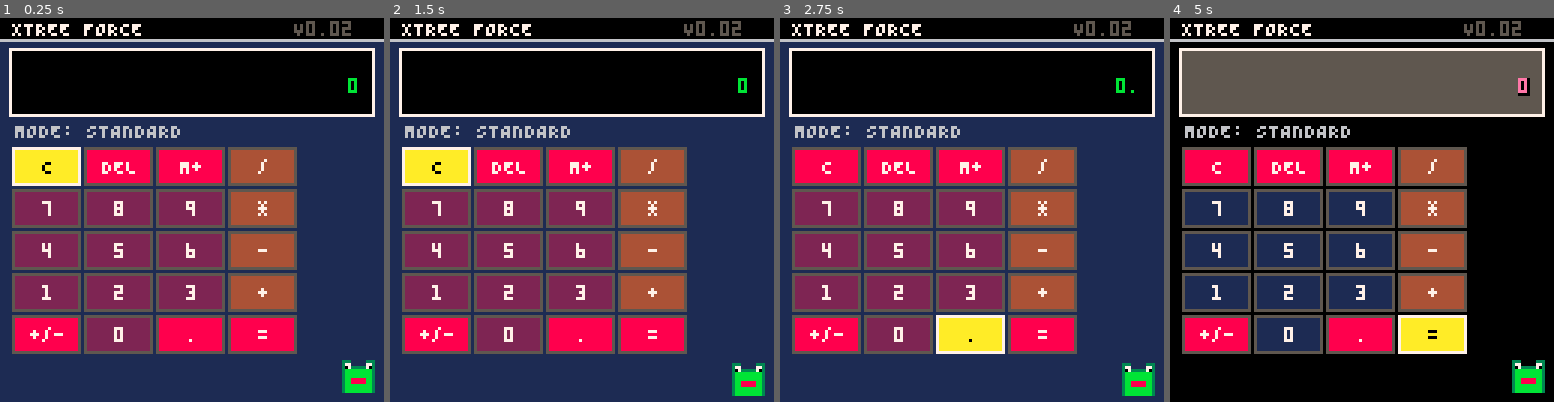
Above: before the commit, frames 1-4 (left to right).
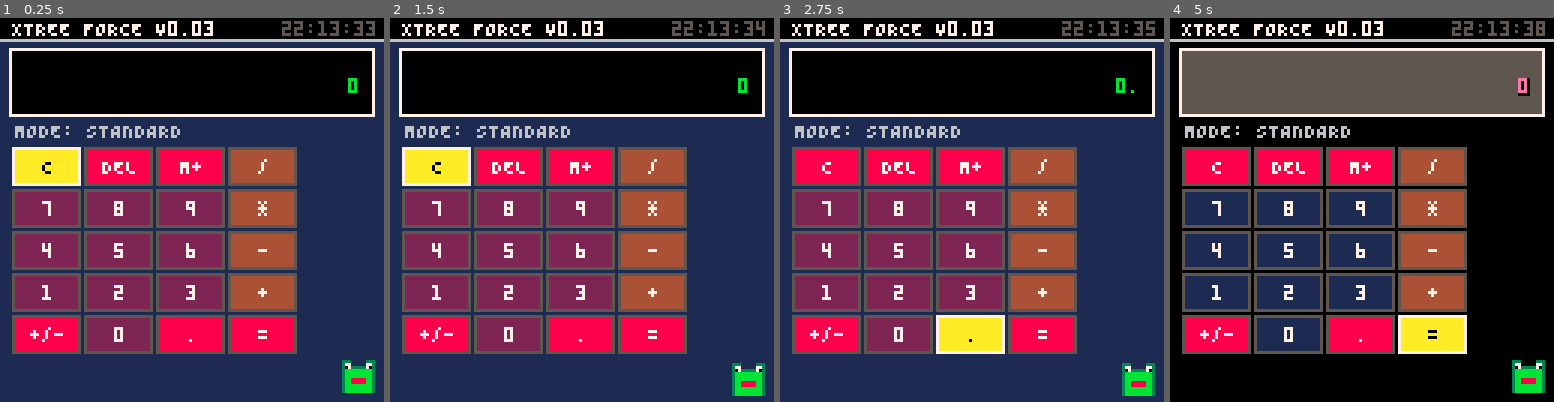
Above: after the commit, the same moments.

Repository: MartStartIV/Applications-for-PICO-8
Game: PICO-8 cartridge Calculator_Xtree/Calculator Xtree English.p8
Same seed, same stepped clock (60 frames per second), same inputs: the game is played once before the commit and once after it.
Inputs:
- Up to frame 1 (0.25 s): no input
- Up to frame 2 (1.5 s): tap X (X key) at 0.33, 1.07 s; tap O (Z key) at 0.7 s
- Up to frame 3 (2.75 s): hold Right 1.6-2.1 s; tap O (Z key) at 1.7, 2.1, 2.5 s; tap X (X key) at 1.85 s; hold Up 2.15-2.42 s; hold Right from 2.47 s (still down)
- Up to frame 4 (5 s): tap O (Z key) every 0.4 s from 2.9 to 4.9 s; tap X (X key) at 2.97, 4.08 s; release Right at 3.03 s; hold Left 3.08-3.58 s; hold Down 3.63-3.97 s; hold Right 4.02-4.68 s; hold Up from 4.73 s (still down)

The runs differ from the first frame. In frame 1, 0.7% of the frame differs, in the area x 40-98%, y 0-5%; in frame 2, 0.7%; in frame 3, 0.7%; in frame 4, 0.8%.

Commit message:
New version of the calculator with improvements.
-The issue with double-clicks when pressing mathematical operation buttons has been resolved, making the app more stable.
-If your retro console (or its system) features a real or emulated RTC (Real-Time Clock), the current time will now be displayed within the calculator itself.
-Several fixes have been implemented, paving the way for the future addition of the scientific 'LOG' function.
-A total of 10 themes have been added, allowing you to choose the one you prefer.
-The calculator app will now remember the last theme you selected, so you don't have to set it again! :)

Diff:
--- a/Calculator_Xtree/Calculator Xtree English.p8
+++ b/Calculator_Xtree/Calculator Xtree English.p8
@@ -2,14 +2,14 @@
 version 43
 __lua__
 -- =========================================================
--- CALCULATOR XTREE FORCE [v0.02]
+-- CALCULATOR XTREE FORCE [v0.03]
 -- PARTE 1: CORE DE INICIALIZACIÓN Y CONFIGURACIÓN DE GRIDS
 -- =========================================================
 
 function _init()
   -- Información del Sistema
   id_nombre = "XTREE FORCE"
-  id_version = "V0.02"
+  id_version = "V0.03"
 
   -- Modos de Ejecución (0: Estándar, 1: Científico, 2: Pantalla Acerca de)
   modo_actual = 0
@@ -23,16 +23,32 @@
   n1 = 0 n2 = 0 op = ""
   limpiar_pantalla = false
   tiene_punto = false
-
-  -- SISTEMA DE TEMAS DE COLOR MODERNOS
+  bloqueo_a = false  -- Antirrepetidor para el botón A
+
+  -- Cadena de texto para el reloj limpio
+  str_reloj = "00:00:00"
+
+  -- SISTEMA DE TEMAS DE COLOR MODERNOS (10 Temas)
   temas = {
-    {1, 0, 11, 2, 7},   -- 1: Neon Midnight (Azul / Negro / Verde Rana)
-    {0, 5, 14, 1, 7},   -- 2: Cyber Punk (Negro / Gris / Rosa)
-    {4, 15, 0, 13, 7},  -- 3: Chocolate Mint (Marrón / Blanco / Menta)
-    {13, 1, 10, 12, 7}, -- 4: Forest Mist (Verde Oscuro / Gris / Amarillo)
-    {15, 7, 2, 14, 0}   -- 5: Light Mode Retro (Blanco / Gris / Negro)
+    {1, 0, 11, 2, 7},   -- 1: Neon Midnight
+    {0, 5, 14, 1, 7},   -- 2: Cyber Punk
+    {4, 15, 0, 13, 7},  -- 3: Chocolate Mint
+    {13, 1, 10, 12, 7}, -- 4: Forest Mist
+    {15, 7, 2, 14, 0},  -- 5: Light Mode Retro
+    {0, 1, 8, 2, 7},    -- 6: Blood Vapor
+    {5, 0, 9, 1, 10},   -- 7: Toxic Waste
+    {0, 2, 12, 4, 7},   -- 8: Deep Ocean
+    {15, 14, 8, 9, 7},  -- 9: Sunset Peach
+    {0, 4, 10, 5, 7}    -- 10: Matrix Terminal
   }
   idx_tema = 1
+
+  -- SISTEMA DE PERSISTENCIA Y CARGA AUTOMÁTICA DEL TEMA
+  cartdata("xtree_force_calc")
+  local tema_guardado = dget(0)
+  if tema_guardado >= 1 and tema_guardado <= #temas then
+    idx_tema = tema_guardado
+  end
 
   -- ESTRUCTURA DEL TECLADO DINÁMICO (Grid Adaptativo 4x5 Pulido)
   pad_estandar = {
@@ -58,7 +74,7 @@
   -- Mascota Oficial (Ranita Xtree)
   ranita_x = 114 ranita_y = 114 ranita_anim = 0
 
-  -- CONFIGURACIÓN DEL SCROLL "ABOUT"
+  -- CONFIGURACIÓN DEL SCROLL "ACERCA DE"
   textos_acercade = {
     "calculator xtree force",
     "version: "..id_version,
@@ -85,7 +101,7 @@
     "button shortcuts:",
     "b + arriba : mode sci",
     "b + der    : change of the themes",
-    "b + izq    : acerca de",
+    "b + izq    : about",
     "a + der    : clear total",
     "------------------------",
     "thanks for using",
@@ -98,12 +114,22 @@
   scroll_velocidad = 0.4
 end
 -- =========================================================
--- CALCULATOR XTREE FORCE [v0.02]
--- PARTE 2: LÓGICA DE ACTUALIZACIÓN, COMBOS Y CONTROL DE SCROLL
+-- CALCULATOR XTREE FORCE [v0.03]
+-- PARTE 2: LÓGICA DE ACTUALIZACIÓN, COMBOS Y REFRESH DE HORA
 -- =========================================================
 
 function _update60()
   ranita_anim = (ranita_anim + 1) % 60
+
+  -- LECTURA HORARIA EXTRAÍDA DE LA APP DE UTILERÍA DE TU AMIGO
+  local hrs = stat(93) or 0
+  local mnts = stat(94) or 0
+  local segs = stat(95) or 0
+
+  local sh = tostr(hrs) if #sh < 2 then sh = "0"..sh end
+  local sm = tostr(mnts) if #sm < 2 then sm = "0"..sm end
+  local ss = tostr(segs) if #ss < 2 then ss = "0"..ss end
+  str_reloj = sh..":"..sm..":"..ss
 
   -- COMBO 1: B (5) + FLECHA ARRIBA (2) -> Alternar modo Científico / Estándar
   if btn(5) and btnp(2) then
@@ -115,17 +141,21 @@
     return
   end
 
-  -- ✅ COMBO 2 CORREGIDO: B (5) + FLECHA DERECHA (1) -> Cambiar Tema de Color
+  -- COMBO 2: B (5) + FLECHA DERECHA (1) -> Cambiar Tema de Color y Auto-guardar
   if btn(5) and btnp(1) then
     if modo_actual != 2 then
       idx_tema = idx_tema + 1
       if idx_tema > #temas then idx_tema = 1 end
+
+      -- Guardar tema actual contra cierres inesperados
+      dset(0, idx_tema)
+
       sfx(1)
     end
     return
   end
 
-  -- COMBO 3: A (4) + FLECHA DERECHA (1) -> Clear All Rápido (Solo si no presiona B)
+  -- COMBO 3: A (4) + FLECHA DERECHA (1) -> Clear All Rápido
   if btn(4) and btnp(1) and not btn(5) then
     if modo_actual != 2 then
       v_pantalla = "0" v_historial = "" n1 = 0 n2 = 0 op = ""
@@ -161,7 +191,7 @@
       modo_actual = 0
       sfx(1)
     end
-    return -- Congela la navegación matemática mientras el scroll esté corriendo
+    return
   end
 
   -- NAVEGACIÓN ESTÁNDAR POR LAS TECLAS MATEMÁTICAS
@@ -170,23 +200,27 @@
   if btnp(2) then cy = (cy - 1) % max_cy end
   if btnp(3) then cy = (cy + 1) % max_cy end
 
-  -- SELECCIÓN CON BOTÓN A (4)
-  if btnp(4) and not btn(5) then
-    local idx = cy * max_cx + cx + 1
-    if modo_actual == 0 then
-      if pad_estandar[idx] then procesar_entrada(pad_estandar[idx]) end
-    elseif modo_actual == 1 then
-      if pad_cientifico[idx] then procesar_entrada(pad_cientifico[idx]) end
-    end
-  end
-end
--- =========================================================
--- CALCULATOR XTREE FORCE [v0.02]
+  -- SELECCIÓN CON BOTÓN A (4) - CONTROL DE PRESIÓN ÚNICA ESTRICTA
+  if btn(4) then
+    if not bloqueo_a and not btn(5) then
+      bloqueo_a = true
+      local idx = cy * max_cx + cx + 1
+      if modo_actual == 0 then
+        if pad_estandar[idx] then procesar_entrada(pad_estandar[idx]) end
+      elseif modo_actual == 1 then
+        if pad_cientifico[idx] then procesar_entrada(pad_cientifico[idx]) end
+      end
+    end
+  else
+    bloqueo_a = false
+  end
+end
+-- =========================================================
+-- CALCULATOR XTREE FORCE [v0.03]
 -- PARTE 3: MOTOR GRÁFICO AISLADO Y PROCESADOR MATEMÁTICO
 -- =========================================================
 
 function _draw()
-  -- Asegurar reset absoluto de cualquier recorte gráfico residual
   clip()
 
   local c_fondo   = temas[idx_tema][1]
@@ -195,48 +229,41 @@
   local c_btn_bse = temas[idx_tema][4]
   local c_btn_txt = temas[idx_tema][5]
 
-  -- ✅ AISLAMIENTO TOTAL: Si modo_actual es 2 (Acerca de), renderiza una pantalla cinematográfica limpia
+  -- AISLAMIENTO TOTAL: Modo Acerca de (Créditos cinematográficos)
   if modo_actual == 2 then
-    cls(0) -- Fondo negro puro estilo créditos de cine
-    rect(0, 0, 127, 127, 7) -- Borde elegante
-
-    -- Aplicar ventana de recorte segura en el centro
+    cls(0)
+    rect(0, 0, 127, 127, 7)
     clip(4, 12, 120, 96)
 
     for idx, linea in ipairs(textos_acercade) do
       local linea_y = flr(scroll_y + (idx - 1) * 9)
-
       if linea_y >= 0 and linea_y <= 120 then
         local col_linea = 7
         if sub(linea, 1, 1) == "-" then col_linea = 5
         elseif idx == 1 or idx == 4 or idx == 6 or idx == 9 or idx == 16 or idx == 23 then col_linea = 10
         elseif idx == 5 or idx == 7 then col_linea = 11
         end
-
         local lx = 64 - (#linea * 4) / 2
         print(linea, lx, linea_y, col_linea)
       end
     end
 
-    -- Liberar recorte gráfico obligatoriamente
     clip()
-
-    -- Pie de página fijo de salida
     rectfill(1, 114, 126, 126, 0)
     line(1, 113, 126, 113, 6)
     local c_sal = (ranita_anim < 30) and 5 or 7
     print("press (a) to jump", 16, 117, c_sal)
     render_ranita_xtree(ranita_x, ranita_y)
-    return -- Detiene el draw aquí para evitar que se mezclen elementos de la calculadora
-  end
-
-  -- RENDERIZADO NORMAL DE LA CALCULADORA (Solo si modo_actual != 2)
+    return
+  end
+
+  -- RENDERIZADO NORMAL DE LA CALCULADORA
   cls(c_fondo)
 
   -- Header Superior
   rectfill(0, 0, 127, 7, 0)
-  print(id_nombre, 4, 1, 7)
-  print(id_version, 98, 1, 5)
+  print(id_nombre.." "..id_version, 4, 1, 7)
+  print(str_reloj, 94, 1, 5)
   line(0, 7, 127, 7, 6)
 
   -- Display Numérico Principal
@@ -306,6 +333,10 @@
   pset(x + 1, ry + 2, 0) pset(x + 9, ry + 2, 0)
   rectfill(x + 3, ry + 6, x + 7, ry + 7, 8)
 end
+-- =========================================================
+-- CALCULATOR XTREE FORCE [v0.03]
+-- PARTE 4: PROCESADOR MATEMÁTICO Y PARSEO DE ENTRADA
+-- =========================================================
 
 function procesar_entrada(btn_data)
   local txt = btn_data[1]
@@ -316,6 +347,7 @@
     v_pantalla = "0" v_historial = "" n1 = 0 n2 = 0 op = ""
     tiene_punto = false limpiar_pantalla = false
     return
+  -----------
   elseif txt == "DEL" then
     if #v_pantalla > 1 then
       if sub(v_pantalla, #v_pantalla) == "." then tiene_punto = false end
@@ -324,17 +356,21 @@
       v_pantalla = "0"
     end
     return
+  -----------
   elseif txt == "RET" then
     modo_actual = 0 cx = 0 cy = 0
     return
+  -----------
   elseif txt == "+/-" then
     if v_pantalla != "0" and v_pantalla != "error" then
       if sub(v_pantalla, 1, 1) == "-" then v_pantalla = sub(v_pantalla, 2) else v_pantalla = "-"..v_pantalla end
     end
     return
+  -----------
   elseif txt == "." then
     if not tiene_punto then v_pantalla = v_pantalla.."."; tiene_punto = true end
     return
+  -----------
   elseif txt == "M+" then
     memoria = memoria + (tonum(v_pantalla) or 0)
     return
@@ -415,8 +451,17 @@
     elseif txt == "RND" then res = rnd(flr(val) > 0 and flr(val) or 100)
     elseif txt == "SQRT" then
       if val < 0 then v_pantalla = "error" return else res = sqrt(val) end
-    elseif txt == "LN" then res = log(val)
-    elseif txt == "LOG" then res = log(val) / log(10)
+    elseif txt == "LN" then
+      if val <= 0 then v_pantalla = "error" return else res = log(val) end
+    -- FUNCIÓN LOG (Base 10) BLINDADA
+    elseif txt == "LOG" then
+      if val <= 0 then
+        v_pantalla = "error"
+        return
+      else
+        res = log10(val)
+      end
+    -----------------------------------------------------
     elseif txt == "EXP" then res = exp(val)
     elseif txt == "ABS" then res = abs(val)
     elseif txt == "1/X" then
